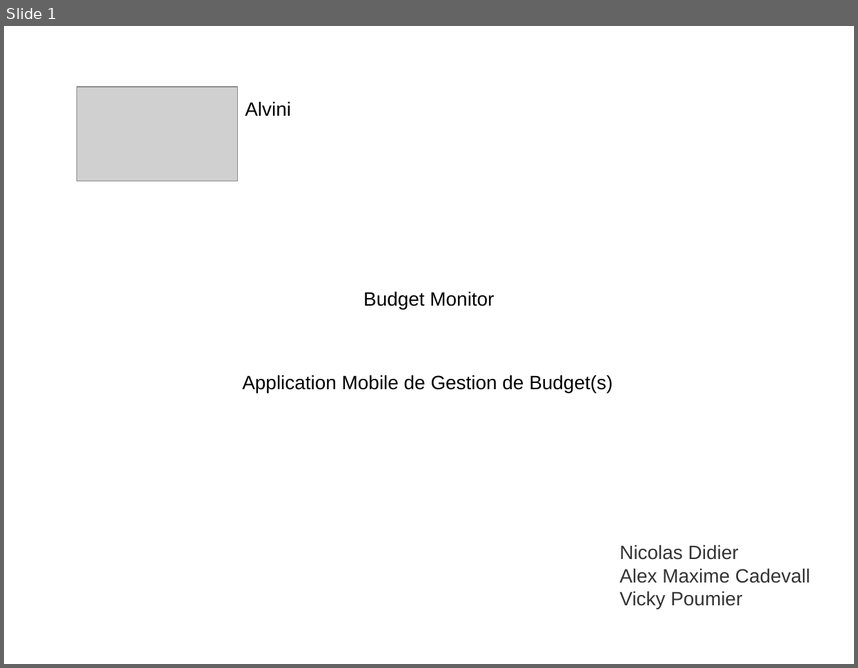
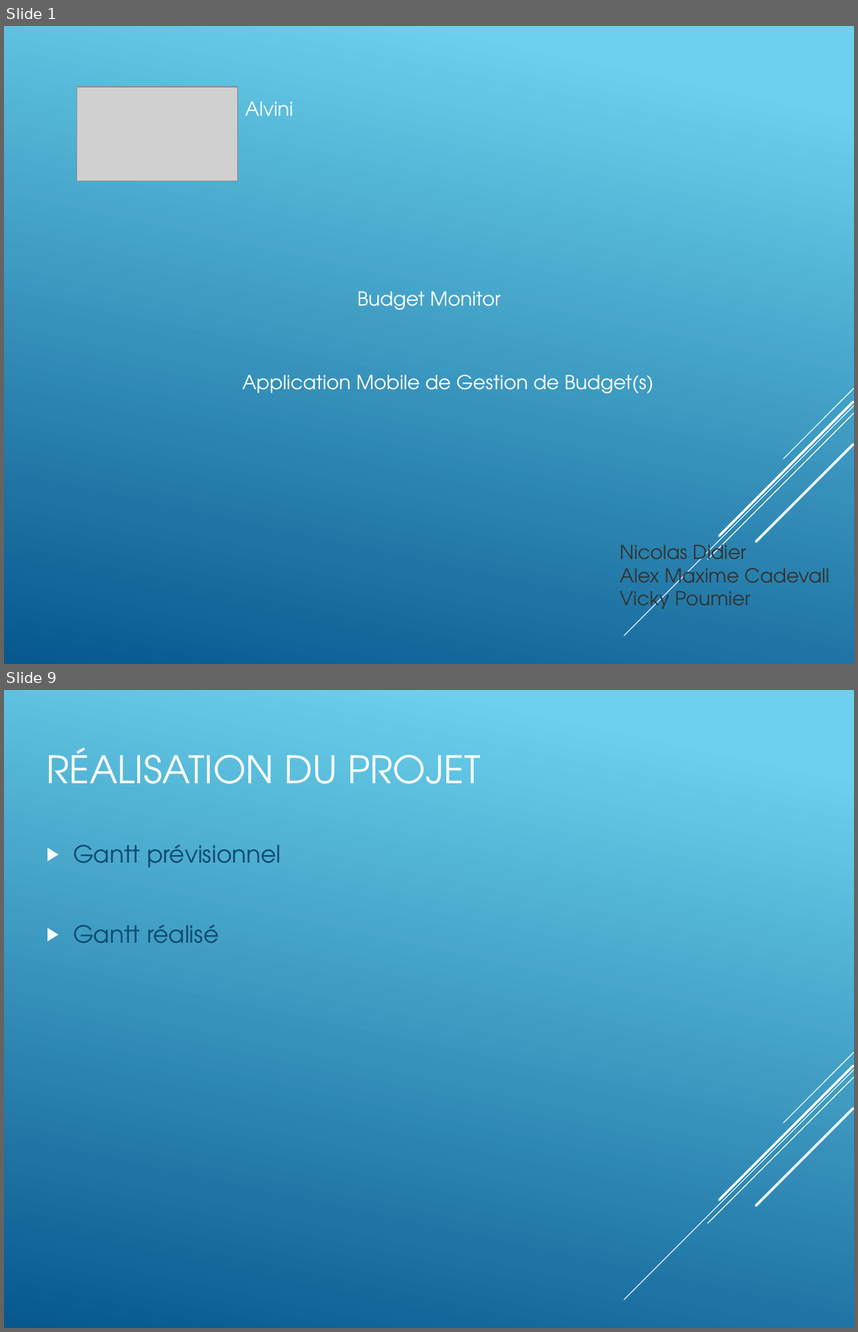
Before and after one commit to Hojalab/budget-monitor, a slide deck: docs/BudgetMonitor.pptx. Shown one above the other, each under a label of ours: slide 1 before the commit, slides 1 and 9 after it; the slides between them are not shown. The pictures are 858x668 and 858x1332 pixels, drawn with LibreOffice and Linux fonts; fonts in the diff are those of the drawing; grey boxes stand for pictures. Boxes give left, top, right and bottom in pixels: in the first picture for what was removed or moved away, otherwise in the second. Text is boxed around its words. In the diff, an @@ line names an element or a change of style, - is before the commit and + after.

```diff
--- a/docs/BudgetMonitor.pptx
+++ b/docs/BudgetMonitor.pptx
@@ slide 9 added at [4, 690, 854, 1328], background gradient #6ED2EB to #06588E; not listed: 5 template elements that a slide beside it also shows @@
@@ title added at [47, 747, 480, 784], 35.3 pt, text #FFFFFF @@
+RÉALISATION DU PROJET
@@ subtitle added at [73, 845, 281, 943], 22.1 pt, text #0F496F @@
+▶ Gantt prévisionnel
+▶ Gantt réalisé
@@ slide 1 changed as well @@
@@ background #FFFFFF to gradient #6ED2EB to #06588E @@
@@ font Arial to TeX Gyre Adventor, text colour #000000 to #FFFFFF in 3 elements at [357, 291, 501, 310], [242, 374, 653, 393], [245, 101, 293, 116] @@
@@ group added at [624, 388, 854, 635]: 5 lines @@
@@ text "Nicolas Didier" at [619, 539, 829, 615]: font Arial to TeX Gyre Adventor @@
```
Also in this commit, not shown: 1 other slide changed, 8 other slides added, 2 slides removed, 12 other files.
